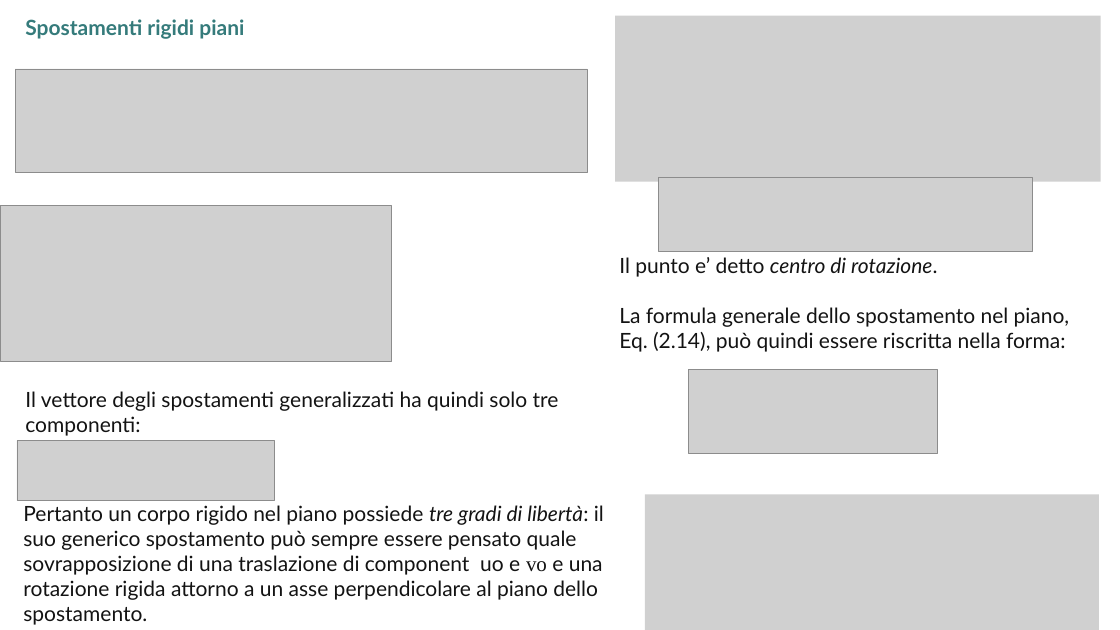
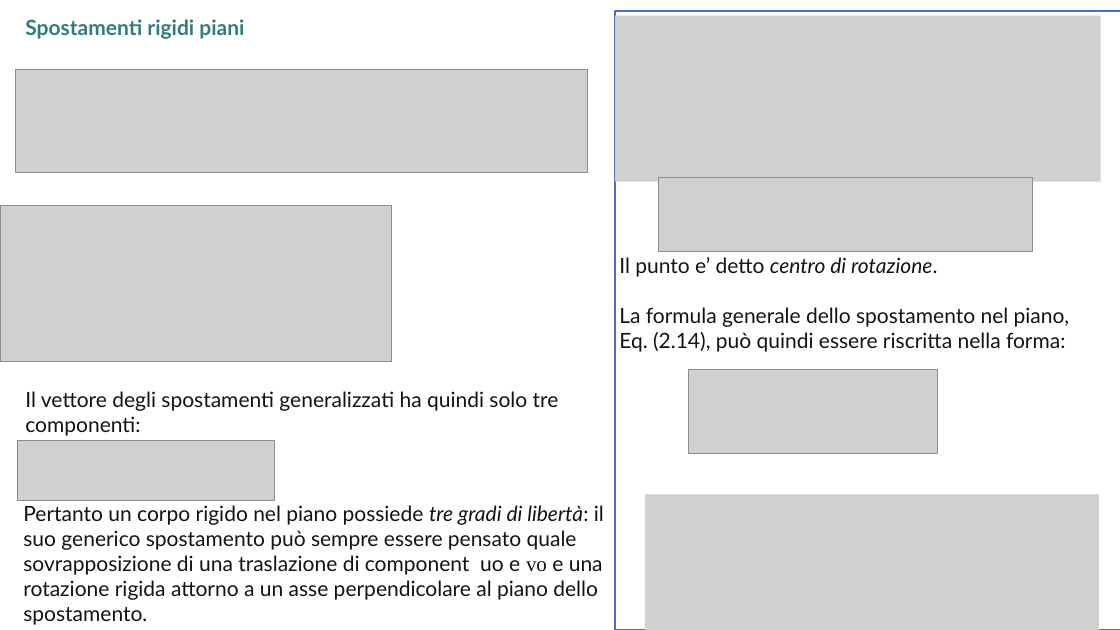
Before and after one commit to giuseppetomassetti/SdC, a slide deck: slide 9 of lezioni/2.0 cinematica.pptx. Drawn at 1120x630 pixels with LibreOffice and Linux fonts; fonts in the diff are those of the drawing; grey boxes stand for pictures. Boxes give left, top, right and bottom in pixels: in the first picture for what was removed or moved away, otherwise in the second. Text is boxed around its words. In the diff, an @@ line names an element or a change of style, - is before the commit and + after.

```diff
--- a/lezioni/2.0 cinematica.pptx
+++ b/lezioni/2.0 cinematica.pptx
@@ rectangle added at box(615, 11, 1120, 630), fill #FFFFFF, outline #4472C4 2 pt @@
```
Also in this commit, not shown: 5 other slides changed, 1 other file.
